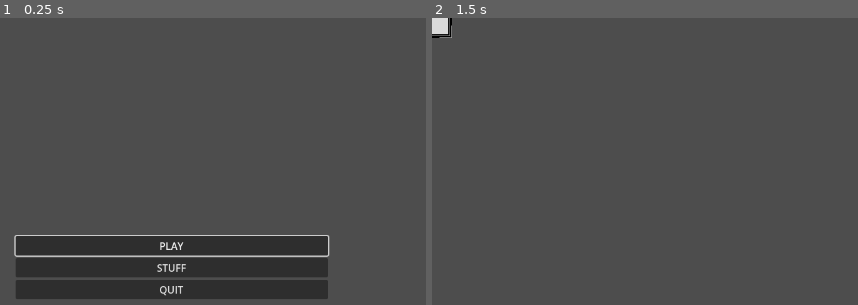
Above: before the commit, frames 1-2 (left to right).
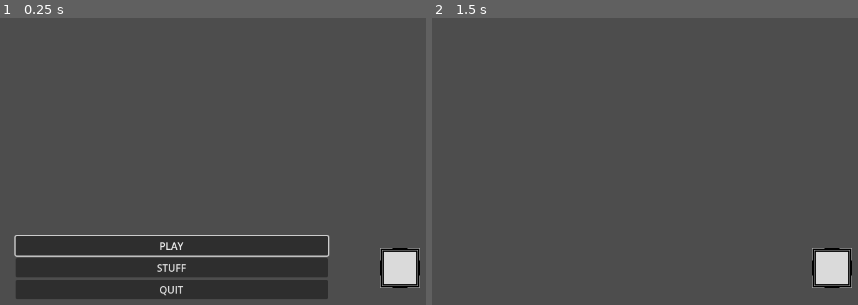
Above: after the commit, the same moments.

Repository: Graunder/ggj24
Game: Godot game, scene res://Assets/Scenes/main.tscn
The game is run twice, just before and just after one commit, with the same random seed, the same clock (stepped at 60 frames per second) and the same inputs.
Inputs:
- Up to frame 1 (0.25 s): no input
- Up to frame 2 (1.5 s): click "PLAY" at 0.5 s; tap Enter at 1.25 s

The runs differ from the first frame. In frame 1, 1.2% of the frame differs, in the area x 89-99%, y 80-95%; in frame 2, 1.5%, in the area x 0-99%, y 0-95%.

Commit message:
fixed camera issues, fixed menu location

Diff:
--- a/Assets/Scenes/Levels/DEV_Level.tscn
+++ b/Assets/Scenes/Levels/DEV_Level.tscn
@@ -1,26 +1,3 @@
-[gd_scene load_steps=5 format=3 uid="uid://be2541wnqotc2"]
-
-[ext_resource type="Script" path="res://Assets/Scripts/Player.gd" id="1_px25y"]
-[ext_resource type="Texture2D" uid="uid://cq1l0ppum40q6" path="res://Assets/Textures/Sprites/Temp_Player.png" id="1_wpugi"]
-
-[sub_resource type="RectangleShape2D" id="RectangleShape2D_pfkx7"]
-size = Vector2(64, 64)
-
-[sub_resource type="RectangleShape2D" id="RectangleShape2D_akmyt"]
-size = Vector2(68, 68)
+[gd_scene format=3 uid="uid://be2541wnqotc2"]
 
 [node name="DevLevel" type="Node2D"]
-
-[node name="CharacterBody2D" type="CharacterBody2D" parent="."]
-script = ExtResource("1_px25y")
-
-[node name="CollisionShape2D" type="CollisionShape2D" parent="CharacterBody2D"]
-shape = SubResource("RectangleShape2D_pfkx7")
-
-[node name="Sprite2D" type="Sprite2D" parent="CharacterBody2D"]
-texture = ExtResource("1_wpugi")
-
-[node name="Area2D" type="Area2D" parent="CharacterBody2D"]
-
-[node name="CollisionShape2D" type="CollisionShape2D" parent="CharacterBody2D/Area2D"]
-shape = SubResource("RectangleShape2D_akmyt")
--- a/Assets/Scenes/main.tscn
+++ b/Assets/Scenes/main.tscn
@@ -1,13 +1,49 @@
-[gd_scene load_steps=3 format=3 uid="uid://2ellra2i5itc"]
+[gd_scene load_steps=8 format=3 uid="uid://2ellra2i5itc"]
 
 [ext_resource type="Script" path="res://Assets/Scripts/Main.gd" id="1_3o3yr"]
+[ext_resource type="Script" path="res://Assets/Scripts/Camera.gd" id="2_3t4gq"]
 [ext_resource type="PackedScene" uid="uid://kb27rxm082xw" path="res://Assets/Scenes/menu.tscn" id="2_us0qy"]
+[ext_resource type="Script" path="res://Assets/Scripts/Player.gd" id="3_ufkiy"]
+[ext_resource type="Texture2D" uid="uid://cq1l0ppum40q6" path="res://Assets/Textures/Sprites/Temp_Player.png" id="4_q0qbp"]
+
+[sub_resource type="RectangleShape2D" id="RectangleShape2D_rj1b5"]
+size = Vector2(64, 64)
+
+[sub_resource type="RectangleShape2D" id="RectangleShape2D_204an"]
+size = Vector2(68, 68)
 
 [node name="main" type="Node"]
 process_mode = 3
 script = ExtResource("1_3o3yr")
 
-[node name="Menu" parent="." instance=ExtResource("2_us0qy")]
-
 [node name="Level" type="Node3D" parent="."]
 process_mode = 1
+
+[node name="Camera" type="Camera2D" parent="."]
+position_smoothing_enabled = true
+script = ExtResource("2_3t4gq")
+
+[node name="Menu" parent="Camera" instance=ExtResource("2_us0qy")]
+anchors_preset = 0
+anchor_right = 0.0
+anchor_bottom = 0.0
+offset_left = -640.0
+offset_top = -400.0
+offset_right = -640.0
+offset_bottom = -400.0
+grow_horizontal = 1
+grow_vertical = 1
+
+[node name="CharacterBody2D" type="CharacterBody2D" parent="."]
+script = ExtResource("3_ufkiy")
+
+[node name="CollisionShape2D" type="CollisionShape2D" parent="CharacterBody2D"]
+shape = SubResource("RectangleShape2D_rj1b5")
+
+[node name="Sprite2D" type="Sprite2D" parent="CharacterBody2D"]
+texture = ExtResource("4_q0qbp")
+
+[node name="Area2D" type="Area2D" parent="CharacterBody2D"]
+
+[node name="CollisionShape2D" type="CollisionShape2D" parent="CharacterBody2D/Area2D"]
+shape = SubResource("RectangleShape2D_204an")
--- /dev/null
+++ b/Assets/Scripts/Camera.gd
@@ -0,0 +1,6 @@
+extends Camera2D
+
+@onready var character_body_2d = $"../CharacterBody2D"
+
+func _process(delta):
+	position = character_body_2d.position
--- a/Assets/Scripts/Main.gd
+++ b/Assets/Scripts/Main.gd
@@ -1,6 +1,6 @@
 extends Node
 
-@onready var menu = $Menu
+@onready var menu = $Camera/Menu
 @onready var level = $Level
 
 var level_instance
--- a/Assets/Scripts/Menu.gd
+++ b/Assets/Scripts/Menu.gd
@@ -1,6 +1,6 @@
 extends Control
 
-@onready var main = $".."
+@onready var main = $"../.."
 
 #Menus
 @onready var main_menu = $MainMenu
